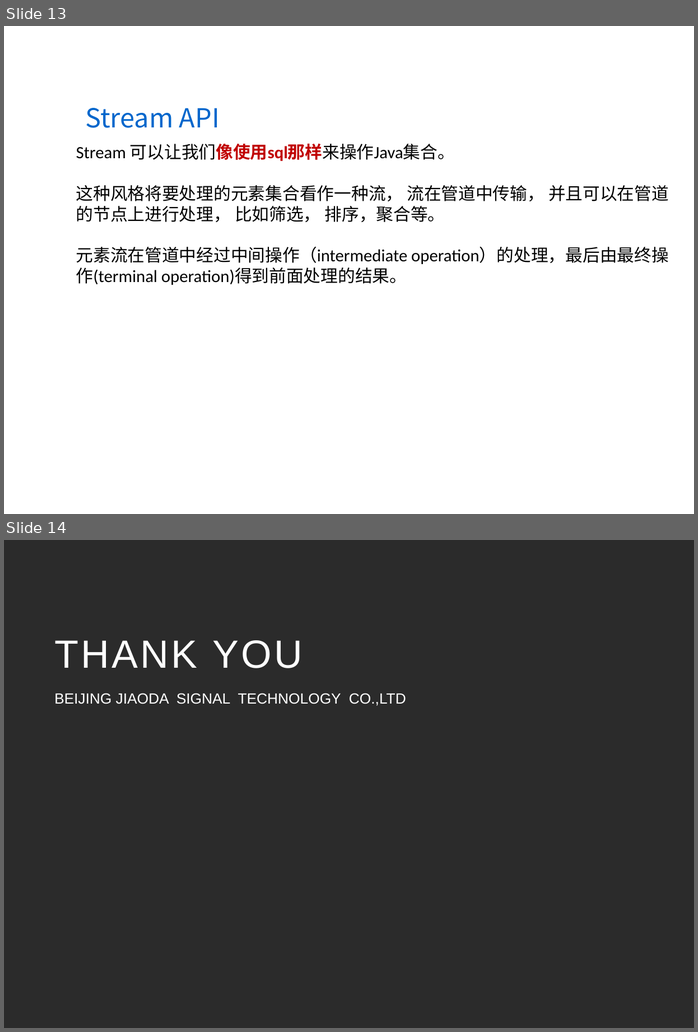
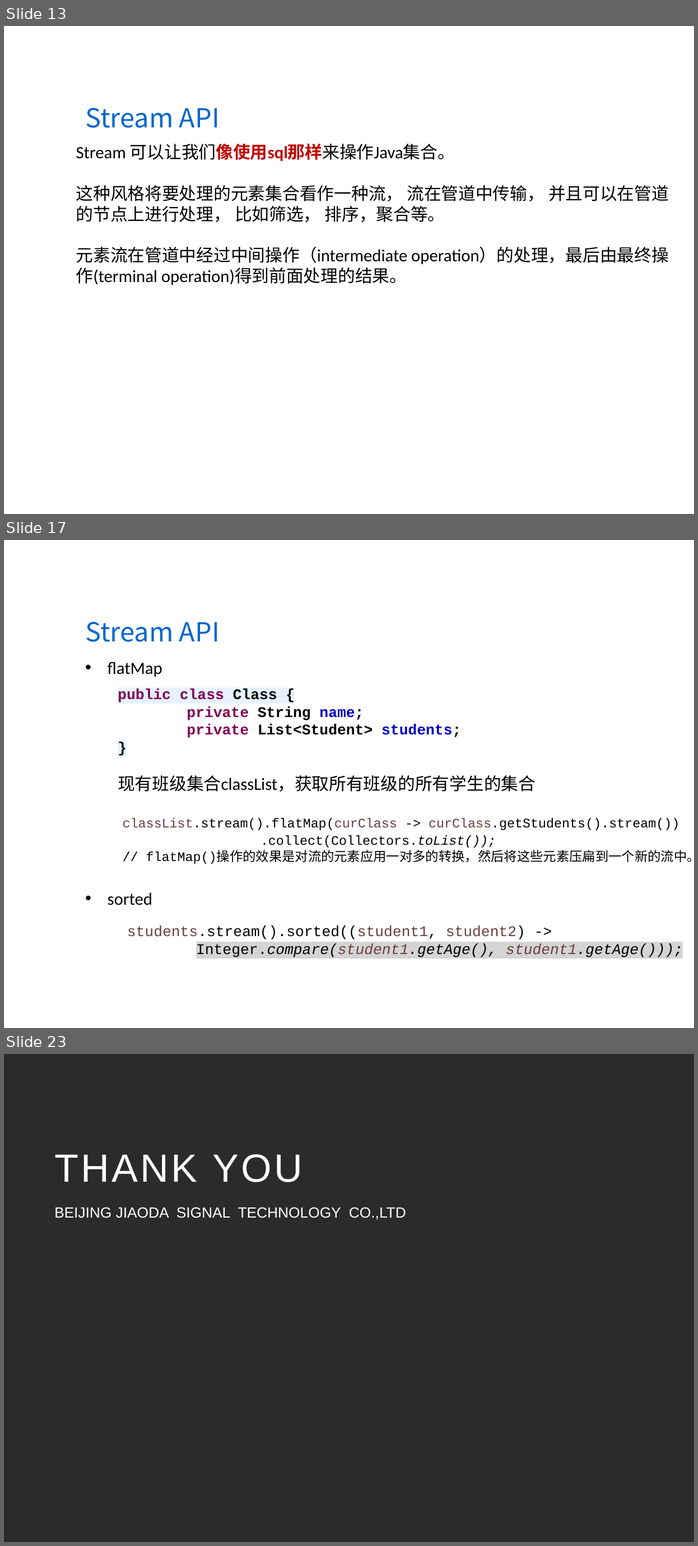
Before and after one commit to wanglei949758173/study, a slide deck: share/Java8(LambdaExpressions&StreamAPI).pptx. Shown one above the other, each under a label of ours: slides 13 and 14 before the commit, slides 13, 17 and 23 after it; the slides between them are not shown. The pictures are 698x1032 and 698x1546 pixels, drawn with LibreOffice and Linux fonts; fonts in the diff are those of the drawing; background and template pictures are left out; a plain dark background stands for a picture behind light text. Boxes give left, top, right and bottom in pixels: in the first picture for what was removed or moved away, otherwise in the second. Text is boxed around its words. In the diff, an @@ line names an element or a change of style, - is before the commit and + after.

```diff
--- a/share/Java8(LambdaExpressions&StreamAPI).pptx
+++ b/share/Java8(LambdaExpressions&StreamAPI).pptx
@@ slide 17 added at (4, 540, 694, 1028), background picture (left out) @@
@@ text added at (85, 622, 220, 642), 32 pt, text #0066CC @@
+Stream API
@@ text added at (108, 662, 162, 677), 21 pt, text #000000 @@
+• flatMap
@@ text added at (118, 689, 535, 791), 18 pt, text #000000, bold @@
+public class Class {
+private String name;
+private List<Student> students;
+}
+现有班级集合classList，获取所有班级的所有学生的集合
@@ text added at (123, 818, 694, 864), 16 pt, text #000000 @@
+classList.stream().flatMap(curClass -> curClass.getStudents().stream())
+    .collect(Collectors.toList());
+    // flatMap()操作的效果是对流的元素应用一对多的转换，然后将这些元素压扁到一个新的流中。
@@ text added at (108, 892, 152, 905), 21 pt, text #000000 @@
+• sorted
@@ text added at (127, 926, 683, 957), 18 pt, text #000000 @@
+students.stream().sorted((student1, student2) ->
+Integer.compare(student1.getAge(), student1.getAge()));
@@ what was slide 14 is now slide 23 @@
```
Also in this commit, not shown: 2 slides changed, 8 other slides added, 12 other files.
